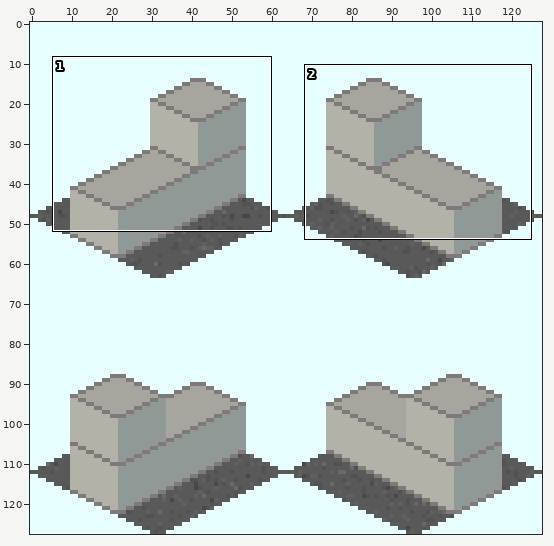
Sprite sheet -- source/png/Subway_Station_Gateway_Single_S2.png. The picture above shows the old version from afar; the outline marks the close-up.
Close-up. Before the edit:
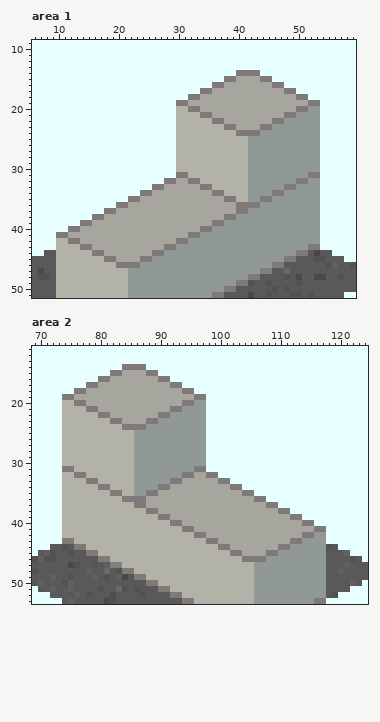
The file is 128x128 pixels. Colours within 5 levels of each other are drawn and written as one. Shown: area 1: x 6..59, y 9..51; area 2: x 69..124, y 11..53. The commit also changed other parts of the picture, which this record leaves out.
Now the later version:
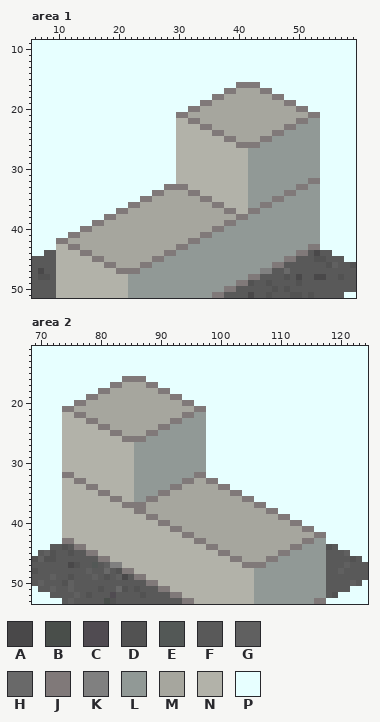
Palette (. is transparent): A #494849  B #494e4a  C #504b51  D #525252  E #535856  F #595959  G #606060  H #696969  J #807979  K #808080  L #919996  M #a6a69e  N #b2b2a9  P #e7ffff
The exact change:
Changed rows in their new state; - is an unchanged pixel.
Area 1:
first column x 30:
14 ----------PPPP----------
15 --------PPPPPPPP--------
16 ------PPPPJJJJPPPP------
17 ----PPPPJJ----JJPPPP----
18 --PPPPJJ--------JJPPPP--
19 PPPPJJ------------JJPPPP
20 PP--------------------PP
21 JJMMMM------------MMMMJJ
22 --JJMMMM--------MMMMJJ--
23 ----JJMMMM----MMMMJJ----
24 ------JJMMMMMMMMJJ------
25 --------JJMMMMJJ--------
26 ----------JJJJ----------
first column x 10:
31 --------------------NN--------------------LL
32 ------------------PPNNNN----------------LLJJ
33 ----------------PPJJJJNNNN------------LLJJ--
34 --------------PPJJ----JJNNNN--------LLJJ----
35 ------------PPJJ--------JJNNNN----LLJJ------
36 ----------PPJJ------------JJNNNNLLJJ--------
37 --------PPJJ----------------JJNNJJ----------
38 ------PPJJ------------------MMJJ------------
39 ----PPJJ------------------MMJJ--------------
40 --PPJJ------------------MMJJ----------------
41 PPJJ------------------MMJJ------------------
42 JJMM----------------MMJJ--------------------
43 --JJMM------------MMJJ----------------------
44 ----JJMM--------MMJJ------------------------
45 ------JJMM----MMJJ--------------------------
46 --------JJMMMMJJ----------------------------
47 ----------JJJJ------------------------------
Area 2:
first column x 74:
14 ----------PPPP----------
15 --------PPPPPPPP--------
16 ------PPPPJJJJPPPP------
17 ----PPPPJJ----JJPPPP----
18 --PPPPJJ--------JJPPPP--
19 PPPPJJ------------JJPPPP
20 PP--------------------PP
21 JJMMMM------------MMMMJJ
22 --JJMMMM--------MMMMJJ--
23 ----JJMMMM----MMMMJJ----
24 ------JJMMMMMMMMJJ------
25 --------JJMMMMJJ--------
26 ----------JJJJ----------
first column x 74:
31 NN--------------------LL--------------------
32 JJNN----------------LLJJPP------------------
33 --JJNN------------LLJJ--JJPP----------------
34 ----JJNN--------LLJJ------JJPP--------------
35 ------JJNN----LLJJ----------JJPP------------
36 --------JJNNLLJJ--------------JJPP----------
37 ----------JJ--------------------JJPP--------
38 ------------JJMM------------------JJPP------
39 --------------JJMM------------------JJPP----
40 ----------------JJMM------------------JJPP--
41 ------------------JJMM------------------JJPP
42 --------------------JJMM----------------MMJJ
43 ----------------------JJMM------------MMJJ--
44 ------------------------JJMM--------MMJJ----
45 --------------------------JJMM----MMJJ------
46 ----------------------------JJMMMMJJ--------
47 ------------------------------JJJJ----------
Pixel boxes of the changes (left, top, right, bottom) in both close-ups:
changed: (176, 70, 320, 148)
changed: (56, 172, 320, 274)
changed: (62, 364, 206, 442)
changed: (62, 466, 326, 568)
